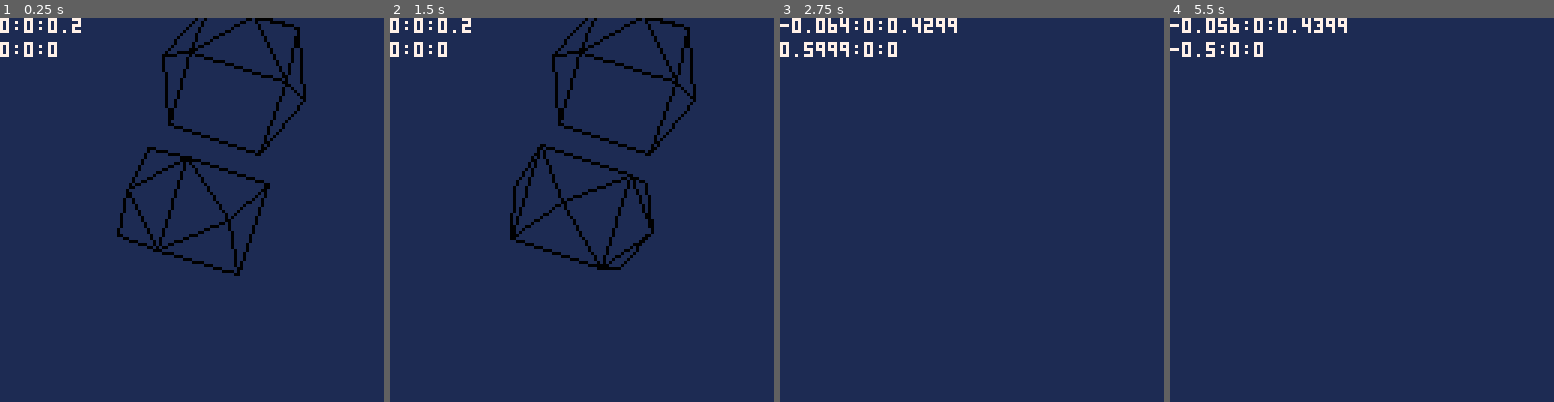
Above: before the commit, frames 1-4 (left to right).
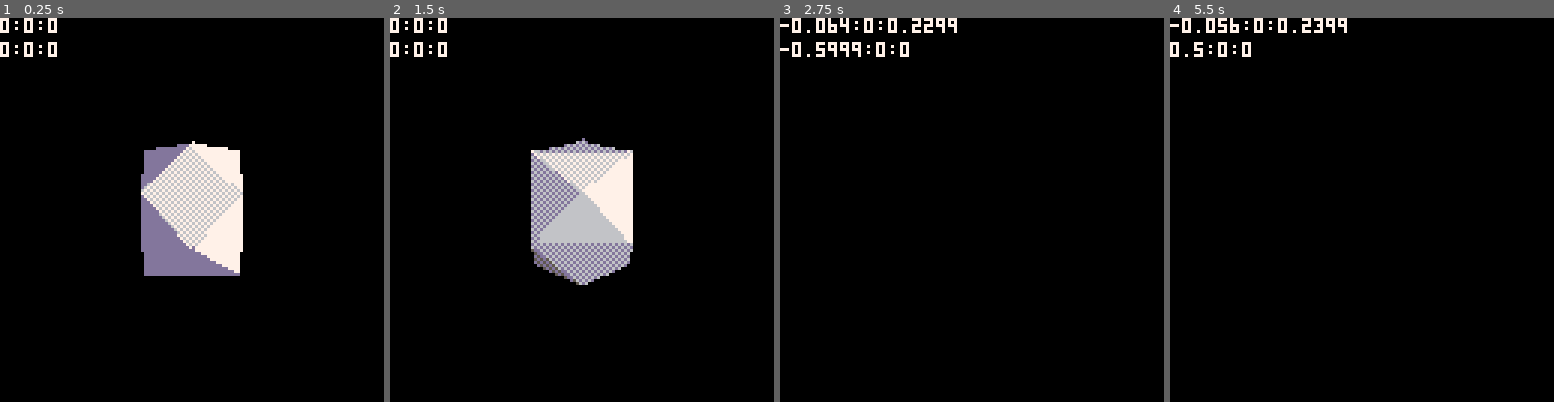
Above: after the commit, the same moments.

Repository: graearea/pico8
Game: PICO-8 cartridge elito8.p8
The game is run twice, just before and just after one commit, with the same random seed, the same clock (stepped at 60 frames per second) and the same inputs.
Inputs:
- Up to frame 1 (0.25 s): no input
- Up to frame 2 (1.5 s): tap X (X key) at 0.33, 1.07 s; tap O (Z key) at 0.7 s
- Up to frame 3 (2.75 s): hold Right 1.6-2.1 s; hold P2 Left 1.6-2.1 s; tap O (Z key) at 1.7, 2.1, 2.5 s; tap X (X key) at 1.85 s; hold Up 2.15-2.42 s; hold P2 Down 2.15-2.42 s; hold Right from 2.47 s (still down); hold P2 Left from 2.47 s (still down)
- Up to frame 4 (5.5 s): tap O (Z key) every 0.4 s from 2.9 to 5.3 s; tap X (X key) at 2.97, 4.08, 5.2 s; release Right at 3.03 s; release P2 Left at 3.03 s; hold Left 3.08-3.58 s; hold P2 Right 3.08-3.58 s; hold Down 3.63-3.97 s; hold P2 Up 3.63-3.97 s; hold Right 4.02-4.68 s; hold P2 Left 4.02-4.68 s; hold Up 4.73-5.03 s; hold P2 Down 4.73-5.03 s; hold Left from 5.08 s (still down); hold P2 Right from 5.08 s (still down)

The runs differ from the first frame. In frame 1, 97% of the frame differs, in the area x 0-100%, y 0-100%; in frame 2, 97%; in frame 3, 99%; in frame 4, 99%.

Commit message:
added sandstorm

Diff:
--- a/elito8.p8
+++ b/elito8.p8
@@ -260,7 +260,7 @@
    ["pos"] = {0,0,0,1},
    ["x_rot"] = 0,
    ["y_rot"] = 0,
-   ["z_rot"] = 0.2,
+   ["z_rot"] = 0.0,
    ["recalc"] = true
   }
 
@@ -429,7 +429,7 @@
 
  models = {
     rot_ship,
-     c_model(ship_mesh, {3,0,20}, 0.8, 0, 0.125, 0),
+--     c_model(ship_mesh, {3,0,20}, 0.8, 0, 0.125, 0),
    --  c_model(ship_mesh, {-3,0,20}, 0.8, 0, 0.125, 0),
    --  c_model(ship_mesh, {6,0,20}, 0.8, 0, 0.125, 0),
    --  c_model(ship_mesh, {-6,0,20}, 0.8, 0, 0.125, 0),
@@ -762,26 +762,39 @@
 -->8
 --model
 
+angle_dxy=0
+angle_dxz=0
+function move_by(x,y,z)
+   cam:set_pos(cam.pos[1]+x, cam.pos[2]+y,cam.pos[3]+z)
+end
+
  function _update()
   total_scan_lines = 0
   --rotate the station
   rot_ship:set_rot(rot_ship.x_rot+0.01, rot_ship.y_rot, rot_ship.z_rot)
 
   if btn(0,1) then
-   cam:set_pos(cam.pos[1]+0.1, cam.pos[2],cam.pos[3])
+   move_by(-0.1,0,0)
   end
    if btn(1,1) then
-   cam:set_pos(cam.pos[1]-0.1, cam.pos[2],cam.pos[3])
+   move_by(0.1,0,0)
   end
   if btn(2,1) then
-   cam:set_pos(cam.pos[1], cam.pos[2],cam.pos[3]+0.2)
+   move_by(0,0,0.2)
   end
   if btn(3,1) then
-   cam:set_pos(cam.pos[1], cam.pos[2],cam.pos[3]-0.2)
+   move_by(0,0,-0.2)
+  end
+  if btn(4,1) then
+   move_by(0,0.2,0)
+  end
+  if btn(5,1) then
+   move_by(0,-0.2,0)
   end
 
 
   if btn(0) then
+
    cam:set_rot(cam.x_rot, cam.y_rot, cam.z_rot-0.01)
   end
    if btn(1) then
@@ -812,7 +826,7 @@
 
   --create 2 seperate view ports just to show i can
   --they do both share the same camera with is a bit poo
-  view1 = c_viewport(128,128,0,0,1,vm_wire)
+  view1 = c_viewport(128,128,0,0,0,vm_solid)
 --  view2 = c_viewport(40,40,88,88,1,vm_wire)
 
   cam = c_camera()
@@ -830,8 +844,8 @@
 
 function calc_dir(diff_x,diff_y,diff_z)
  if diff_x==0 and diff_y==0 and diff_z==0 then return nil end
- dxy= ((atan2(diff_x,diff_y)*360))%360
- dxz= ((atan2(diff_x,diff_z)*360))%360
+ dxy= ((atan2(diff_x,diff_y)*360))
+ dxz= ((atan2(diff_x,diff_z)*360))
 return {xy=dxy,xz=dxz}
 end
 
--- /dev/null
+++ b/sandstorm.p8
@@ -0,0 +1,71 @@
+pico-8 cartridge // http://www.pico-8.com
+version 18
+__lua__
+function _init()
+ target={x=80, y=80,speed=3}
+ rectfill(0,0,128,128,9)
+ curr_elem=0
+end
+
+function _update()
+ local dx=0
+ local dy=0
+ if (btn(⬅️)) then dx=-1 end
+ if (btn(➡️)) then dx=1 end
+ if (btn(⬆️)) then dy=1 end
+ if (btn(⬇️)) then dy=-1 end
+ if (btn(❎)) then sprinkle() end
+ if (btn(🅾️)) then change() end
+ vector=move_target(dx,dy,target)
+end
+
+particles={}
+
+function draw_particles()
+ for p in all(particles) do
+  pset(p.x,p.y,p.elem)
+ end
+end
+
+function sprinkle()
+ add(particles, new_particle(target.x,target.y))
+end
+
+function change()
+ print(curr_elem,100,80,black)
+ curr_elem=((curr_elem+1)%4)+1
+end
+
+function new_particle(x,y)
+ return {x=x, y=y, element=curr_elem}
+end
+
+function _draw()
+ rectfill(0,0,128,128,1)
+ print(angle,100,100,black)
+ print((vector.dx) .. "," .. (vector.dy) ,100,90,black)
+ local x=target.x
+ local y=target.y
+ line(x-3,y,x-2,y,7)
+ line(x+3,y,x+2,y,7)
+ line(x,y-3,x,y-2,7)
+ line(x,y+2,x,y+3,7)
+ draw_particles()
+end
+
+function move_target(dx,dy,obj)
+ if dx==0 and dy==0 then return {dx=0,dy=0} end
+ angle=  ((atan2(dx,dy)*360))%360
+ new_dx=(obj.speed*cos(-angle/360))
+ new_dy=(obj.speed*sin(-angle/360))
+ obj.x=obj.x+new_dx
+ obj.y=obj.y+new_dy
+ return {dx=new_dx,dy=new_dy}
+end
+__gfx__
+00000000000000000000000000000000000000000000000000000000000000000000000000000000000000000000000000000000000000000000000000000000
+00000000000000000000000000000000000000000000000000000000000000000000000000000000000000000000000000000000000000000000000000000000
+00700700000000000000000000000000000000000000000000000000000000000000000000000000000000000000000000000000000000000000000000000000
+00077000000000000000000000000000000000000000000000000000000000000000000000000000000000000000000000000000000000000000000000000000
+00077000000000000000000000000000000000000000000000000000000000000000000000000000000000000000000000000000000000000000000000000000
+00700700000000000000000000000000000000000000000000000000000000000000000000000000000000000000000000000000000000000000000000000000
